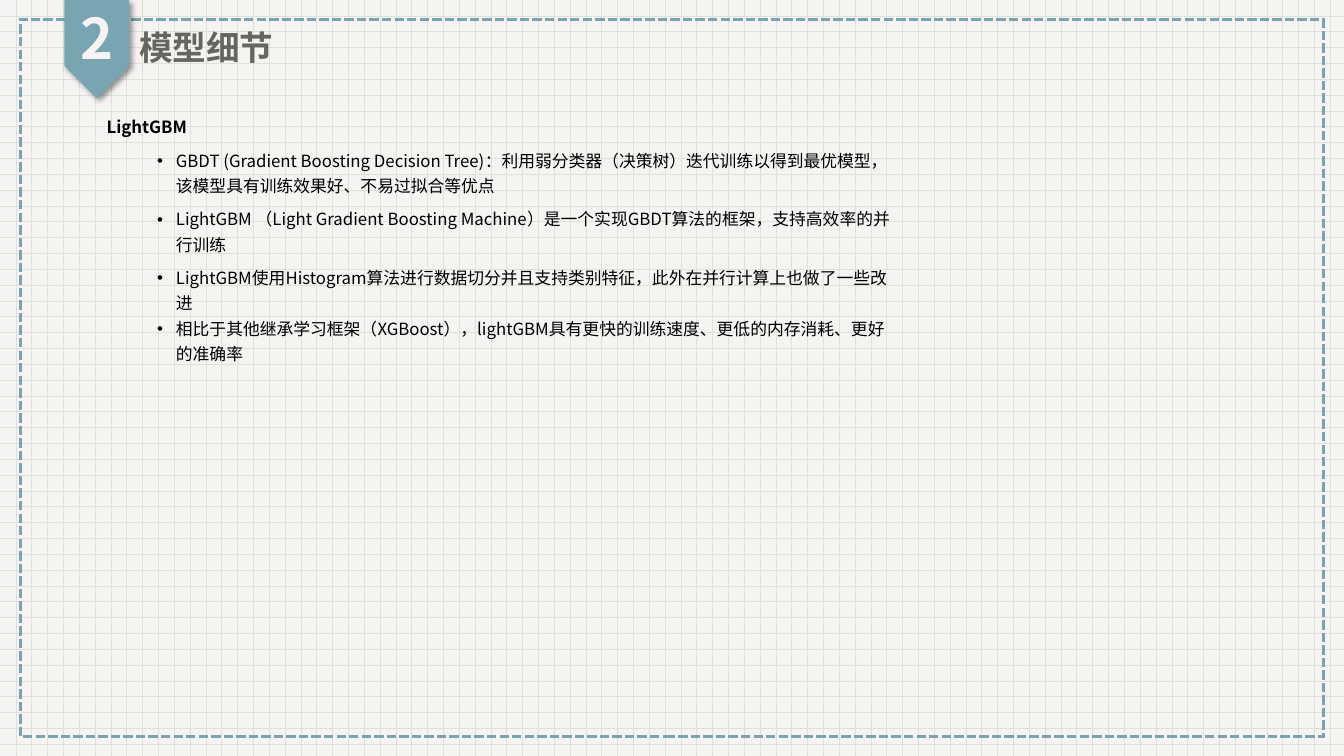
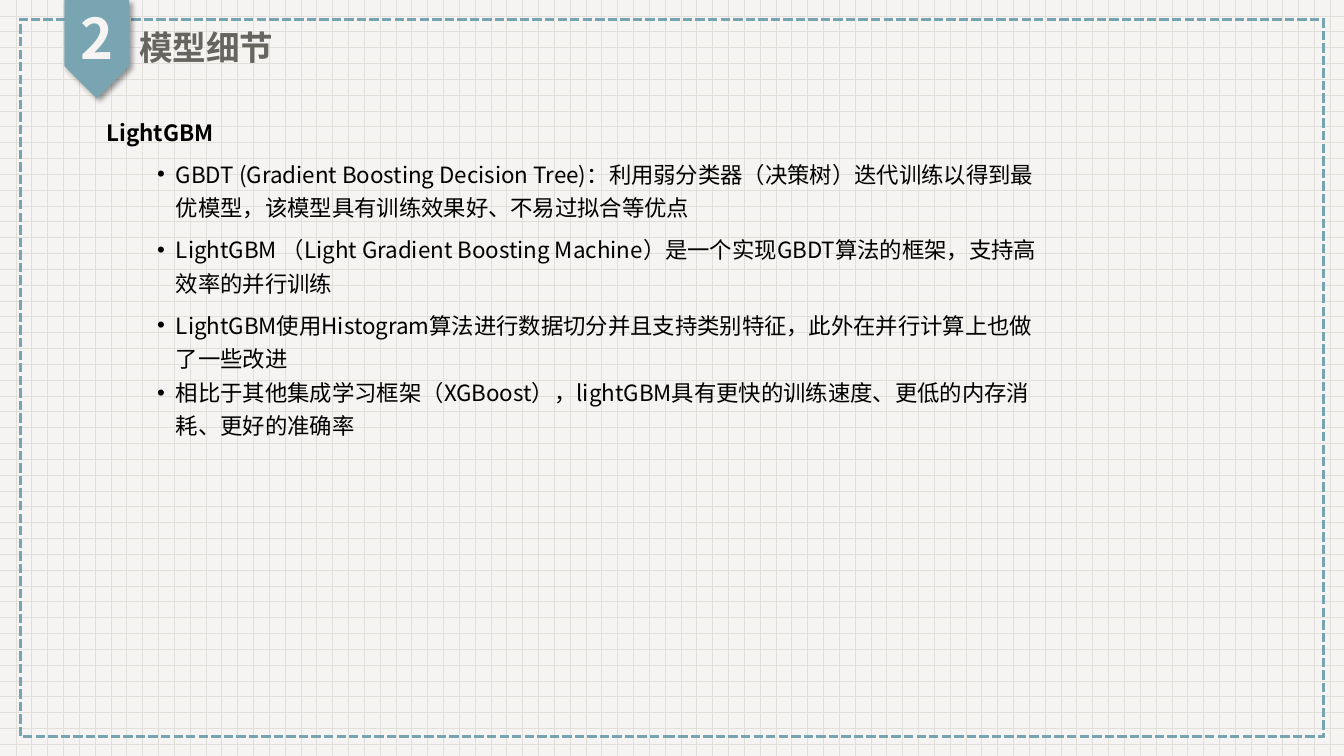
Before and after one commit to HannanKan/DM-Class-Project, a slide deck: slide 7 of resources/ppts/第3次.pptx. Drawn at 1344x756 pixels with LibreOffice and Linux fonts; fonts in the diff are those of the drawing. Boxes give left, top, right and bottom in pixels: in the first picture for what was removed or moved away, otherwise in the second. Text is boxed around its words. In the diff, an @@ line names an element or a change of style, - is before the commit and + after.

```diff
--- a/resources/ppts/第3次.pptx
+++ b/resources/ppts/第3次.pptx
@@ text at (107,123,1036,369): size 12 to 16 pt in "LightGBM", "GBDT (Gradient Boosting Decision Tree)：利用弱分类器（决策树）迭代训练以得到最优模 ...", "LightGBM （Light Gradient Boosting Machine）是一个实现GBDT算法的框架，支持高 ...", "LightGBM使用Histogram算法进行数据切分并且支持类别特征，此外在并行计算上也做了一些改进" @@
@@ text at (176,382,1029,436): text changed; size 12 to 16 pt @@
-  • 相比于其他继承学习框架（XGBoost），lightGBM具有更快的训练速度、更低的内存消耗、更好的准确率
+  • 相比于其他集成学习框架（XGBoost），lightGBM具有更快的训练速度、更低的内存消耗、更好的准确率
```
Also in this commit, not shown: 7 other slides changed, 46 other files.
